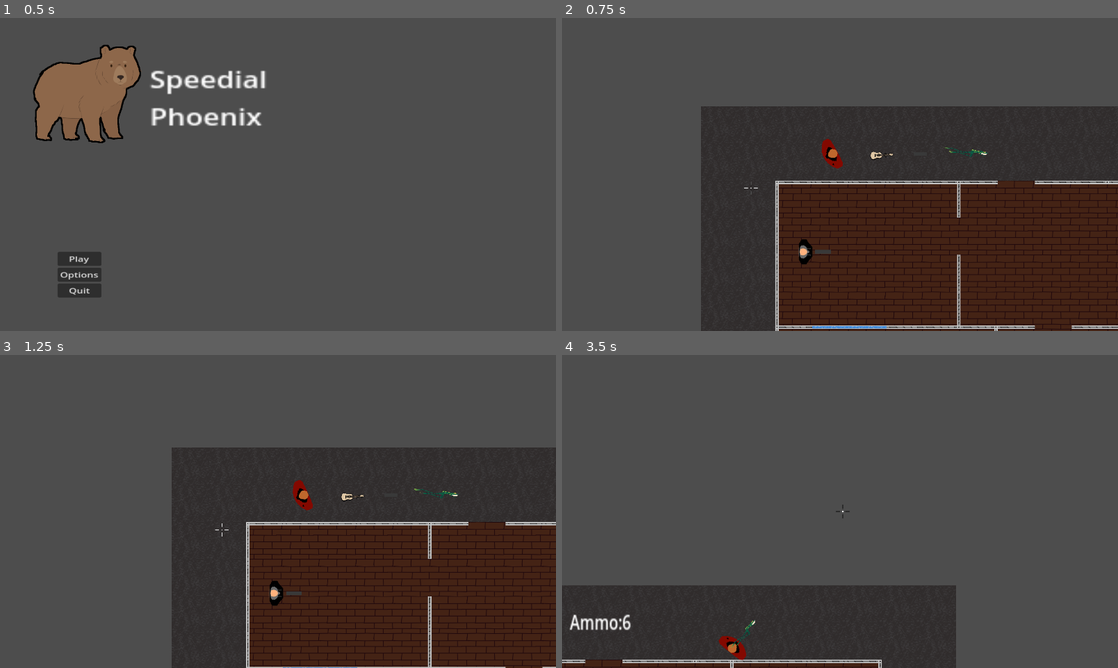
Above: before the commit, frames 1-4 (two rows, left to right).
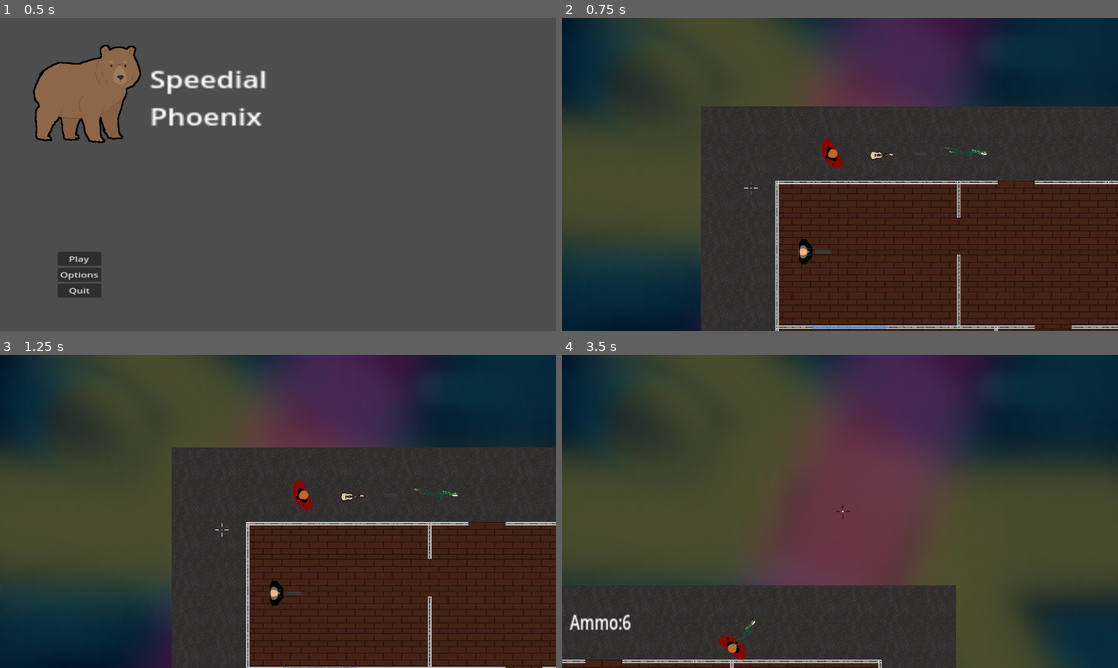
Above: after the commit, the same moments.

Repository: jceja3936/Speedial-Phoenix
Game: Godot game, scene res://UIscenes/start_menu.tscn
Two runs of this game, one before a commit and one after it. Both use one fixed random seed, a clock stepped at 60 frames per second and the inputs below. The engine's default icon, where the game draws it, is replaced by a stand-in: a white triangle on a blue panel in a dark square.
Inputs (mouse positions are in pixels of both pictures, inside the frame that each line leads up to):
- Up to frame 1 (0.5 s): no input
- Up to frame 2 (0.75 s): click "Play" at 0.5 s
- Up to frame 3 (1.25 s): no input
- Up to frame 4 (3.5 s): move the mouse to (962, 495) at 1.27 s; hold Right (Right) 1.28-2.03 s; tap Shift (Drop) at 1.35 s; move the mouse to (728, 527) at 2.02 s; hold S (Down) 2.03-2.78 s; tap F (Pick up) at 2.1 s; move the mouse to (895, 442) at 2.77 s; hold Right (Right) from 2.78 s (still down); hold Right mouse button (extendCam) from 2.78 s (still down)

Frame 1 is identical in both runs. In frame 2, 45% of the frame differs, in the area x 0-100%, y 0-100%; in frame 3, 50%; in frame 4, 72%.

Commit message:
Cool background
added a cool background

Diff:
--- a/speedialChicago/lvlScenes/Lvl1.tscn
+++ b/speedialChicago/lvlScenes/Lvl1.tscn
@@ -6,6 +6,7 @@
 [ext_resource type="PackedScene" uid="uid://byqq6tb73yo2i" path="res://gunScenes/pistol.tscn" id="5_4nxgt"]
 [ext_resource type="PackedScene" uid="uid://dowe60l1v3rl6" path="res://gunScenes/shotgun.tscn" id="6_8vv17"]
 [ext_resource type="Script" uid="uid://chkhd3dmd1eha" path="res://camera_2d.gd" id="7_g2rpt"]
+[ext_resource type="Texture2D" uid="uid://cshlmk0l0egby" path="res://assets/newBg.png" id="7_wixyy"]
 [ext_resource type="Texture2D" uid="uid://didtkpnuwu263" path="res://assets/Cursor2 - Copy.png" id="8_goqse"]
 [ext_resource type="PackedScene" uid="uid://cv60myid72qvl" path="res://scenes/enemy.tscn" id="9_63bpq"]
 [ext_resource type="Script" uid="uid://bc7mo1kgixak6" path="res://brain.gd" id="10_1235x"]
@@ -325,4 +326,10 @@
 rotation = -1.5708
 myFloor = 2
 
+[node name="ParallaxBackground" type="ParallaxBackground" parent="."]
+
+[node name="bg" type="Sprite2D" parent="ParallaxBackground"]
+position = Vector2(960, 540)
+texture = ExtResource("7_wixyy")
+
 [connection signal="body_entered" from="brain/Area2D" to="brain" method="_on_area_2d_body_entered"]
Binary file added: speedialChicago/assets/newBg.png
Not shown, added: speedialChicago/assets/newBg.png.import
Not shown: 1 places in speedialChicago/lvlScenes/Lvl1.tscn that only renumber resources
